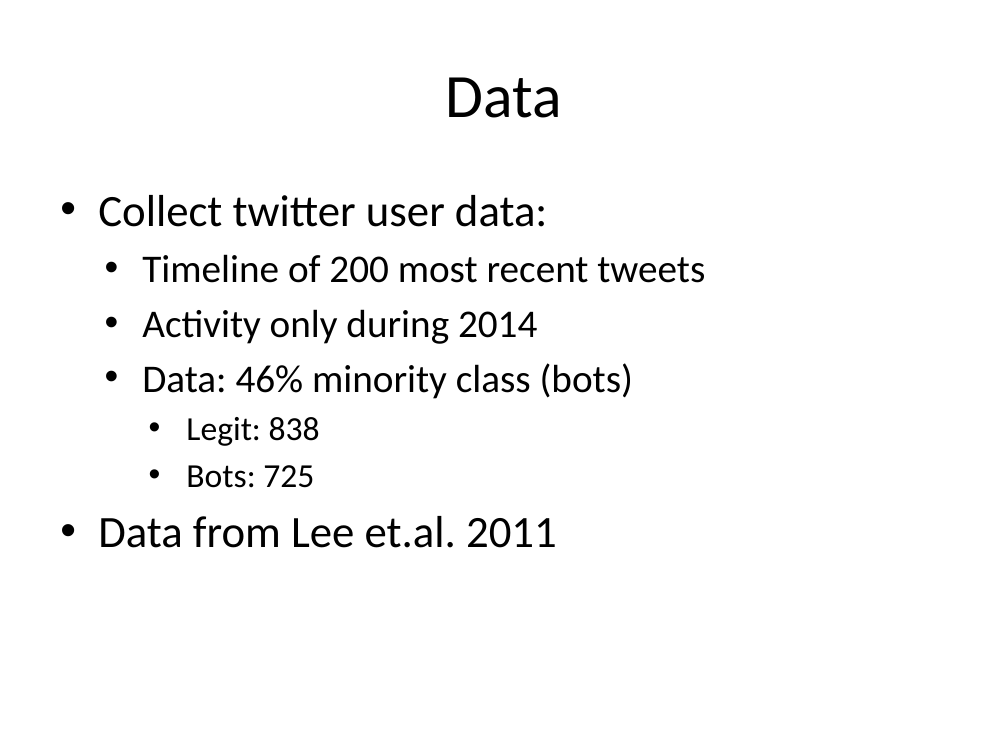
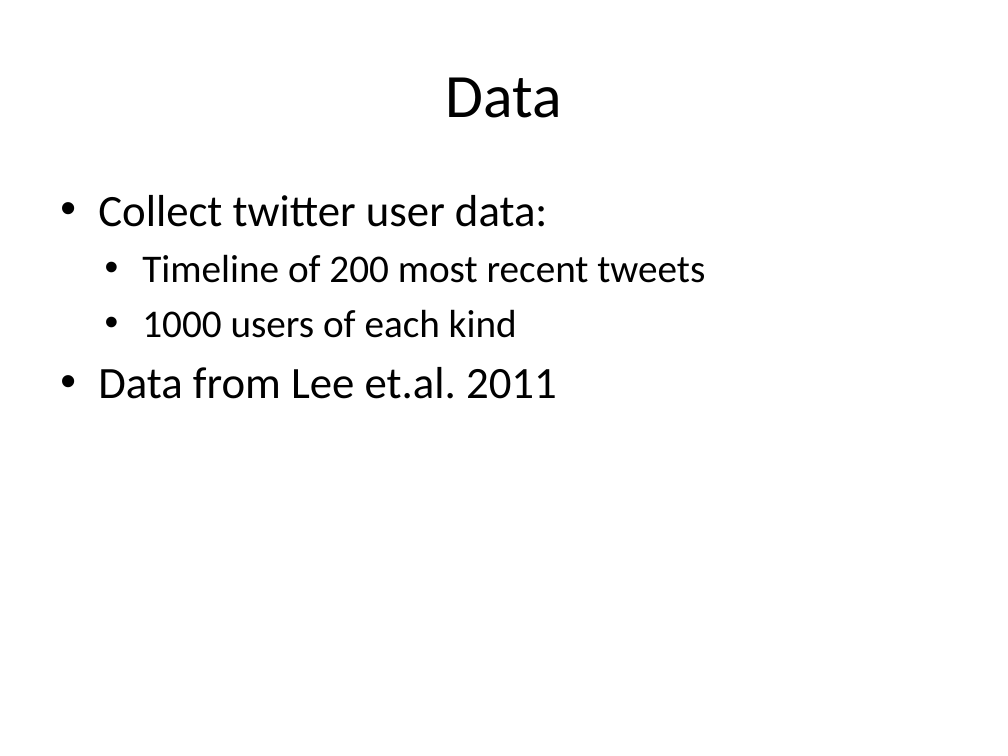
Before and after one commit to mramire8/osna, a slide deck: slide 4 of presentations/project.pptx (slide 6 before the commit). Drawn at 1008x756 pixels with LibreOffice and Linux fonts; fonts in the diff are those of the drawing. Boxes give left, top, right and bottom in pixels: in the first picture for what was removed or moved away, otherwise in the second. Text is boxed around its words. In the diff, an @@ line names an element or a change of style, - is before the commit and + after.

```diff
--- a/presentations/project.pptx
+++ b/presentations/project.pptx
@@ text at (142,309,517,338): text changed @@
-  • Activity only during 2014
-  • Data: 46% minority class (bots)
-    • Legit: 838
-    • Bots: 725
+  • 1000 users of each kind
```
Also in this commit, not shown: 5 other slides changed, 6 slides added, 2 slides removed.
